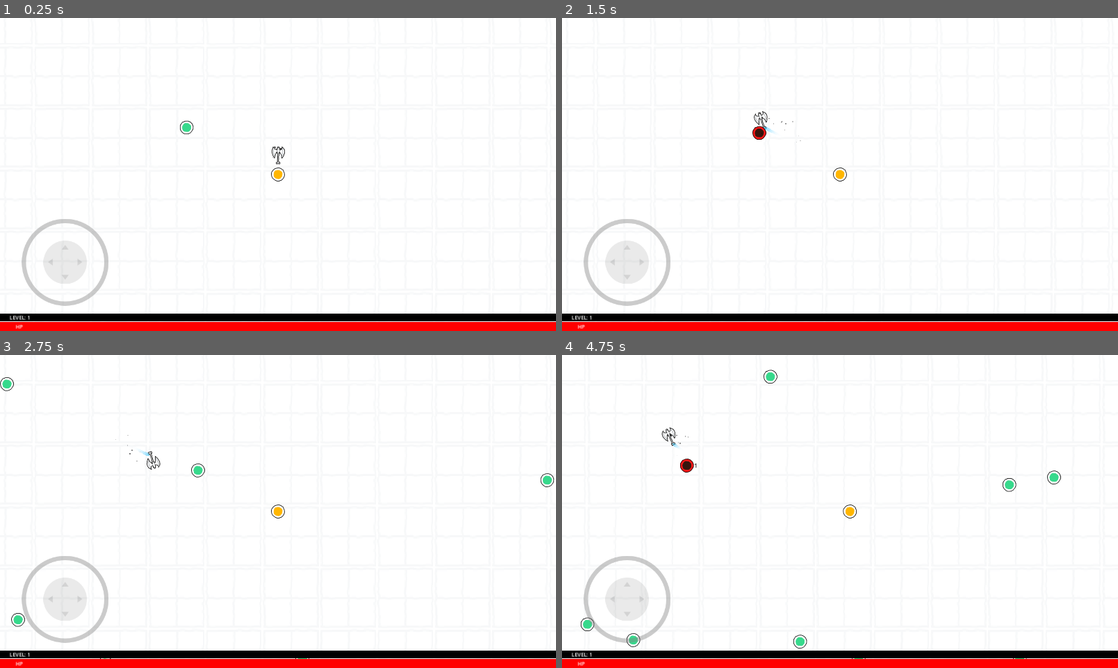
Above: before the commit, frames 1-4 (two rows, left to right).
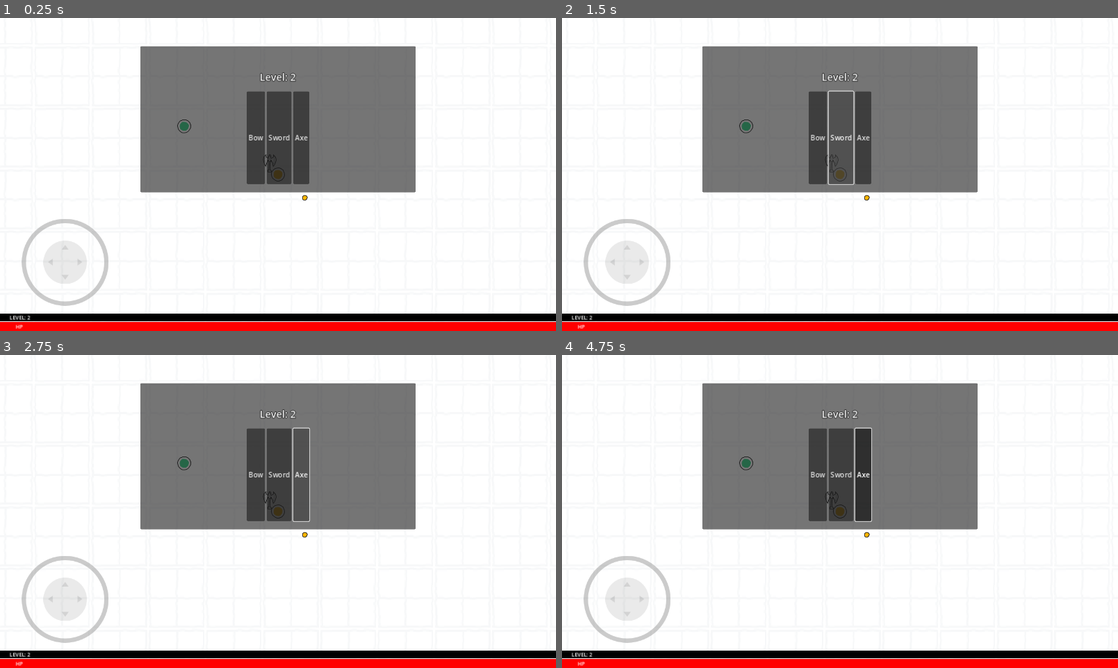
Above: after the commit, the same moments.

Repository: kickflip-games/papercut
Game: Godot game, scene res://scenes/game_flow/gameplay/game.tscn
Two runs of this game, one before a commit and one after it. Both use one fixed random seed, a clock stepped at 60 frames per second and the inputs below.
Inputs (mouse positions are in pixels of both pictures, inside the frame that each line leads up to):
- Up to frame 1 (0.25 s): no input
- Up to frame 2 (1.5 s): click (817, 136) at 0.5 s, where only the run after the commit has a clickable "Bow"; click (840, 136) at 1.25 s, where only the run after the commit has a clickable "Sword"
- Up to frame 3 (2.75 s): click (300, 473) at 2 s, where only the run after the commit has a clickable "Axe"
- Up to frame 4 (4.75 s): tap Enter (ui_accept) at 2.75, 3.02 s; move the mouse to (962, 495) at 2.77 s; hold D (right) 2.78-3.5 s; hold Space (shoot) 2.78-3.5 s; click (962, 495) at 2.92 s; drag from (728, 527) to (851, 511) at 3.52 s; move the mouse to (895, 442) at 4.27 s; hold D (right) from 4.28 s (still down); hold Space (shoot) from 4.28 s (still down); click (895, 442) at 4.42 s

The runs differ from the first frame. In frame 1, 23% of the frame differs, in the area x 4-75%, y 8-97%; in frame 2, 23%; in frame 3, 23%; in frame 4, 24%, in the area x 3-90%, y 4-98%.
Error after the commit: Invalid access to property or key 'upgrade_purchased' on a base object of type 'null instance'. (res://scenes/upgrades/upgrade_button.gd:18)

Commit message:
add upgrade buttons

Diff:
--- a/scenes/game_flow/gameplay/game.tscn
+++ b/scenes/game_flow/gameplay/game.tscn
@@ -10,10 +10,10 @@
 [ext_resource type="LabelSettings" uid="uid://di2inmld2sx5d" path="res://scenes/fonts/title_font.tres" id="7_twwe7"]
 [ext_resource type="PackedScene" uid="uid://brf2rg0tybjeg" path="res://scenes/debug_tools/debug_txt.tscn" id="8_6uwrs"]
 [ext_resource type="PackedScene" uid="uid://dbk4af5rnt1x8" path="res://addons/debug_menu/debug_menu.tscn" id="9_o2vwi"]
-[ext_resource type="Script" path="res://scenes/upgrades/LevelUpUi.gd" id="10_qgoc4"]
-[ext_resource type="PackedScene" uid="uid://dbstyykq2hos4" path="res://scenes/upgrades/upgrade.tscn" id="11_3c6lm"]
+[ext_resource type="PackedScene" uid="uid://nq8tp1apdyry" path="res://scenes/upgrades/level_up_ui.tscn" id="12_7ui3t"]
 [ext_resource type="Script" path="res://scenes/game_flow/game_over_panel.gd" id="12_86xoj"]
 [ext_resource type="PackedScene" uid="uid://cko02oljhiby" path="res://scenes/game_flow/paused/paused.tscn" id="13_w46h1"]
+[ext_resource type="PackedScene" uid="uid://btq7dgkmmegoe" path="res://scenes/pickups/xp_pickup.tscn" id="15_78s7v"]
 
 [sub_resource type="Resource" id="Resource_6plnk"]
 script = ExtResource("6_o6jjo")
@@ -130,51 +130,6 @@
 offset_right = -4.0
 offset_bottom = 523.0
 
-[node name="LevelUpUi" type="Panel" parent="GUI/Control"]
-unique_name_in_owner = true
-process_mode = 2
-visible = false
-layout_mode = 1
-anchors_preset = 8
-anchor_left = 0.5
-anchor_top = 0.5
-anchor_right = 0.5
-anchor_bottom = 0.5
-offset_left = -317.0
-offset_top = -220.0
-offset_right = 317.0
-offset_bottom = 116.0
-grow_horizontal = 2
-grow_vertical = 2
-mouse_filter = 2
-mouse_default_cursor_shape = 2
-script = ExtResource("10_qgoc4")
-
-[node name="labelLvlUp" type="Label" parent="GUI/Control/LevelUpUi"]
-unique_name_in_owner = true
-layout_mode = 1
-anchors_preset = 10
-anchor_right = 1.0
-offset_bottom = 143.0
-grow_horizontal = 2
-text = "LEVEL UP!"
-label_settings = ExtResource("7_twwe7")
-horizontal_alignment = 1
-vertical_alignment = 1
-
-[node name="upgrade" parent="GUI/Control/LevelUpUi" instance=ExtResource("11_3c6lm")]
-layout_mode = 0
-anchors_preset = 0
-anchor_right = 0.0
-anchor_bottom = 0.0
-offset_left = 195.0
-offset_top = 121.0
-offset_right = 429.0
-offset_bottom = 230.0
-grow_horizontal = 1
-grow_vertical = 1
-mouse_force_pass_scroll_events = false
-
 [node name="GameOverPanel" type="Panel" parent="GUI/Control"]
 visible = false
 layout_mode = 1
@@ -213,5 +168,24 @@
 label_settings = SubResource("LabelSettings_oscfq")
 horizontal_alignment = 1
 
+[node name="LevelUpUI" parent="GUI/Control" instance=ExtResource("12_7ui3t")]
+visible = false
+layout_mode = 0
+anchors_preset = 0
+anchor_left = 0.0
+anchor_top = 0.0
+anchor_right = 0.0
+anchor_bottom = 0.0
+offset_left = 0.0
+offset_top = 0.0
+offset_right = 634.0
+offset_bottom = 336.0
+grow_horizontal = 1
+grow_vertical = 1
+
 [node name="Paused" parent="GUI" instance=ExtResource("13_w46h1")]
 visible = false
+
+[node name="XP_Pickup" parent="." instance=ExtResource("15_78s7v")]
+position = Vector2(370, 219)
+experience = 10.0
--- a/scenes/units/player/inventory.gd
+++ b/scenes/units/player/inventory.gd
@@ -1,94 +1,62 @@
 extends Node
 class_name Inventory
 
-var active_weapon: Weapon = null:
-	set(w):
-		_enable_weapon(w)
-		active_weapon = w
-	get:
-		return active_weapon
 
+
+var unlocked_weapons:Array[Constants.WeaponType]
 var available_weapons: Dictionary = {}
-var active_weapon_type: Constants.WeaponType:
-	get:
-		if (active_weapon):
-			return active_weapon.weapon_type
-		else:
-			return Constants.WeaponType.NONE
+
 
 func _set_available_weapons():
 	for child in get_children():
-		print("Child nm:", child.name)
 		if child is Weapon:
-			print("adding wpn: ", child.weapon_type)
 			available_weapons[child.weapon_type] = child
-	print("Availible weapons: ", available_weapons)
 
 func _ready():
 	# Find all children nodes with "Weapon" as their class name and add them to the available_weapons dictionary.
 	_set_available_weapons()
 
 	if available_weapons.size() > 0:
-		# Initialize the active weapon to the first weapon found.
-		active_weapon = available_weapons.values()[0]
-		disable_other_weapons()
-
-func disable_other_weapons():
-	# Disable all weapons in the available_weapons dictionary except the active one.
-	for weapon in available_weapons.values():
-		if weapon != active_weapon:
-			_disable_weapon(weapon)
-
-func switch_weapon(weapon_type:Constants.WeaponType):
-	# Function to switch to a specific weapon by its type.
-	print("Switching to ", str(weapon_type))
-	if active_weapon:
-		_disable_weapon(active_weapon)
-
-	# Find and assign the new active weapon by its type.
-	if available_weapons.has(weapon_type):
-		active_weapon = available_weapons[weapon_type]
-
-func cycle_weapons(forward: bool):
-	# Cycle through weapons in the available_weapons dictionary.
-	if available_weapons.size() == 0:
-		return
-
-	print("avail types ", available_weapons)
-	var weapon_types = available_weapons.keys()
-	print("Weaponn types ", weapon_types)
-	var weapon_type_count = weapon_types.size()
-
-	# Find the index of the current active weapon's type and calculate the new index based on direction.
-	var current_weapon_type = active_weapon.weapon_type
-	var current_weapon_index = weapon_types.find(current_weapon_type)
-	var new_weapon_index = 0
-
-	if forward:
-		new_weapon_index = (current_weapon_index + 1) % weapon_type_count
-	else:
-		new_weapon_index = (current_weapon_index - 1 + weapon_type_count) % weapon_type_count
-
-	var new_weapon_type = weapon_types[new_weapon_index]
-	switch_weapon(new_weapon_type)
+		for wtype in available_weapons.keys():
+			_hide_weapon(wtype)
+	unlock_next_weapon()
 
 
-func _disable_weapon(w: Weapon):
+func _hide_weapon(wtype: Constants.WeaponType):
+	var w = available_weapons[wtype]
 	w.hide()
 	w.set_process_input(false)
 	w.set_process(false)
 	w.set_physics_process(false)
 
-func _enable_weapon(w:Weapon):
+func _unlock_weapon(wtype: Constants.WeaponType):
+	var w = available_weapons[wtype]
+	unlocked_weapons.append(wtype)
 	w.show()
 	w.set_process_input(true)
 	w.set_process(true)
 	w.set_physics_process(true)
 
 
+
+
+func unlock_next_weapon():
+	for w in available_weapons.keys():
+		if w not in unlocked_weapons:
+			_unlock_weapon(w)
+			break
+
+
+
 func _input(event):
 	# Handle user input to cycle weapons (e.g., pressing 'n' for next weapon).
-	if Input.is_action_pressed("cycle_weapon_forward"):
-		cycle_weapons(true)
-	if Input.is_action_pressed("cycle_weapon_backwards"):
-		cycle_weapons(false)
+	if Input.is_action_pressed("cycle_weapon_forward") or  Input.is_action_pressed("cycle_weapon_backwards"):
+		unlock_next_weapon()
+
+
+func upgrade_weapon(wtype:Constants.WeaponType):
+	if wtype in unlocked_weapons:
+		var w:Weapon = available_weapons[wtype]
+		w.increment_lvl()
+	else:
+		_unlock_weapon(wtype)
--- a/scenes/units/player/player.tscn
+++ b/scenes/units/player/player.tscn
@@ -14,7 +14,6 @@
 [ext_resource type="PackedScene" uid="uid://c8r5mypnga5lt" path="res://scenes/units/health/health.tscn" id="8_vn3vr"]
 [ext_resource type="LabelSettings" uid="uid://chwgtf1er15no" path="res://scenes/units/player/player_ui_font.tres" id="9_o38mr"]
 [ext_resource type="Script" path="res://scenes/units/player/xpBar.gd" id="9_x27up"]
-[ext_resource type="PackedScene" uid="uid://bingpvpe5cf7c" path="res://scenes/weapons/Deathmachine.tscn" id="10_kj83r"]
 [ext_resource type="PackedScene" uid="uid://dmas3ws6ej7uk" path="res://scenes/weapons/HomingAxe.tscn" id="11_0uubr"]
 [ext_resource type="PackedScene" uid="uid://cnmms0uj76xuc" path="res://scenes/weapons/Sword.tscn" id="11_o7kf6"]
 [ext_resource type="Script" path="res://scenes/units/player/xp_manager.gd" id="12_aa1vf"]
@@ -64,15 +63,11 @@
 script = ExtResource("7_gupt8")
 
 [node name="Axe" parent="Inventory" instance=ExtResource("11_0uubr")]
-position = Vector2(0.779946, -14.014)
+position = Vector2(-40.7279, 17.642)
 weapon_type = 0
 
 [node name="Bow" parent="Inventory" instance=ExtResource("4_ofbkf")]
 position = Vector2(0.984165, -1.01559)
-
-[node name="Deathmachine" parent="Inventory" instance=ExtResource("10_kj83r")]
-position = Vector2(21.83, 52.6636)
-weapon_type = 2
 
 [node name="Sword" parent="Inventory" instance=ExtResource("11_o7kf6")]
 
--- a/scenes/upgrades/LevelUpUi.gd
+++ b/scenes/upgrades/LevelUpUi.gd
@@ -5,17 +5,18 @@
 # bring up upgrades menu
 # on click resumes game
 
-#@onready var upgrade_table = %UpgradeOptions
 @onready var label = $labelLvlUp
+@onready var table = %UpgradesTable
 
 @onready var xp_manager:XpManager = get_tree().get_first_node_in_group("Player").get_node("XP")
 @onready var inventory:Inventory = get_tree().get_first_node_in_group("Player").get_node("Inventory")
 
-#@export var upgrade_options:Array[UpgradeInfo] = []
+@onready var upgrade_button:PackedScene = preload("res://scenes/upgrades/upgrade_button.tscn")
+@export var upgrade_options:Array[UpgradeInfo] = []
 
 
 
-@export var max_options = 4
+@export var max_options = 3
 
 
 signal upgrade_purchased
@@ -27,12 +28,10 @@
 	upgrade_purchased.connect(_upgrade_purchased)
 
 
-func _upgrade_purchased():
+func _upgrade_purchased(wtype:Constants.WeaponType):
 	self.visible = false
 	print("Upgrade purchased")
-	# Get active weapon
-	# increase it's lvl
-	inventory.active_weapon.increment_lvl()
+	inventory.upgrade_weapon(wtype)
 	get_tree().paused = false
 
 
@@ -49,8 +48,8 @@
 	tween.play()
 	self.visible = true
 #	var options = 0
-#	for i in range(max_options):
-#		var option_choice = itemOptions.instantiate()
-#		option_choice.item = get_random_item()
-#		upgradeOptions.add_child(option_choice)
+	for i in range(max_options):
+		var btn:UpgradeButton = upgrade_button.instantiate()
+		btn.upgrade = upgrade_options[i]
+		table.add_child(btn)
 	get_tree().paused = true
--- /dev/null
+++ b/scenes/upgrades/level_up_ui.tscn
@@ -0,0 +1,72 @@
+[gd_scene load_steps=7 format=3 uid="uid://nq8tp1apdyry"]
+
+[ext_resource type="Script" path="res://scenes/upgrades/LevelUpUi.gd" id="1_mhpqb"]
+[ext_resource type="LabelSettings" uid="uid://di2inmld2sx5d" path="res://scenes/fonts/title_font.tres" id="2_flh0q"]
+[ext_resource type="Script" path="res://scenes/upgrades/upgrade_info.gd" id="2_i5ru4"]
+
+[sub_resource type="Resource" id="Resource_q0xhu"]
+script = ExtResource("2_i5ru4")
+name = "Bow"
+description = "Make bow shoot faster"
+image = ""
+weapon_type = 1
+
+[sub_resource type="Resource" id="Resource_3bqi4"]
+script = ExtResource("2_i5ru4")
+name = "Sword"
+description = "Make sword swing"
+image = ""
+weapon_type = 3
+
+[sub_resource type="Resource" id="Resource_kuuaa"]
+script = ExtResource("2_i5ru4")
+name = "Axe"
+description = "A hominh axe"
+image = ""
+weapon_type = 4
+
+[node name="LevelUpUi" type="Panel"]
+process_mode = 2
+anchors_preset = 8
+anchor_left = 0.5
+anchor_top = 0.5
+anchor_right = 0.5
+anchor_bottom = 0.5
+offset_left = -317.0
+offset_top = -220.0
+offset_right = 317.0
+offset_bottom = 116.0
+grow_horizontal = 2
+grow_vertical = 2
+mouse_filter = 2
+mouse_default_cursor_shape = 2
+script = ExtResource("1_mhpqb")
+upgrade_options = Array[ExtResource("2_i5ru4")]([SubResource("Resource_q0xhu"), SubResource("Resource_3bqi4"), SubResource("Resource_kuuaa")])
+
+[node name="labelLvlUp" type="Label" parent="."]
+unique_name_in_owner = true
+layout_mode = 1
+anchors_preset = 10
+anchor_right = 1.0
+offset_bottom = 143.0
+grow_horizontal = 2
+text = "LEVEL UP!"
+label_settings = ExtResource("2_flh0q")
+horizontal_alignment = 1
+vertical_alignment = 1
+
+[node name="UpgradesTable" type="HBoxContainer" parent="."]
+unique_name_in_owner = true
+layout_mode = 1
+anchors_preset = 7
+anchor_left = 0.5
+anchor_top = 1.0
+anchor_right = 0.5
+anchor_bottom = 1.0
+offset_left = -316.0
+offset_top = -232.0
+offset_right = 316.0
+offset_bottom = -19.0
+grow_horizontal = 2
+grow_vertical = 0
+alignment = 1
--- a/scenes/upgrades/upgrade.gd
+++ /dev/null
@@ -1,18 +0,0 @@
-extends Button
-class_name Upgrade
-
-
-var upgrade_info:UpgradeInfo
-
-@onready var lvl_up_ui:LevelUpUi = %LevelUpUi
-
-var mousePresent
-
-# Called when the node enters the scene tree for the first time.
-func _ready():
-	self.pressed.connect(self._on_pressed)
-	self.text = 'Click me for an upgrade'
-
-
-func _on_pressed():
-	lvl_up_ui.upgrade_purchased.emit()
--- /dev/null
+++ b/scenes/upgrades/upgrade_button.gd
@@ -0,0 +1,18 @@
+extends Button
+class_name UpgradeButton
+
+
+var upgrade:UpgradeInfo
+@onready var inventory:Inventory = get_tree().get_first_node_in_group("Player").get_node("Inventory")
+@onready var lvl_up_ui:LevelUpUi = get_node("../LevelUpUI")
+
+
+# Called when the node enters the scene tree for the first time.
+func _ready():
+	self.pressed.connect(self._on_pressed)
+	self.text = upgrade.name
+
+
+
+func _on_pressed():
+	lvl_up_ui.upgrade_purchased.emit(upgrade.weapon_type)
--- a/scenes/upgrades/upgrade.tscn
+++ b/scenes/upgrades/upgrade_button.tscn
@@ -1,6 +1,6 @@
 [gd_scene load_steps=2 format=3 uid="uid://dbstyykq2hos4"]
 
-[ext_resource type="Script" path="res://scenes/upgrades/upgrade.gd" id="1_w7ban"]
+[ext_resource type="Script" path="res://scenes/upgrades/upgrade_button.gd" id="1_02j4h"]
 
 [node name="upgrade" type="Button"]
 anchors_preset = 15
@@ -9,4 +9,4 @@
 grow_horizontal = 2
 grow_vertical = 2
 text = "CLICK  ME"
-script = ExtResource("1_w7ban")
+script = ExtResource("1_02j4h")
--- a/scenes/upgrades/upgrade_info.gd
+++ b/scenes/upgrades/upgrade_info.gd
@@ -5,3 +5,4 @@
 @export var name:String
 @export var description:String
 @export var image:String
+@export var weapon_type:Constants.WeaponType
--- a/scenes/weapons/Bow.gd
+++ b/scenes/weapons/Bow.gd
@@ -108,6 +108,5 @@
 			shot_arc_lim = 20
 			cooldown = 0.05
 			damage = 10
-	print("Bow Lvl ", lvl)
 
 	super(lvl)
--- a/scenes/weapons/HomingAxe.gd
+++ b/scenes/weapons/HomingAxe.gd
@@ -1,29 +1,55 @@
 extends Weapon
 class_name Axe
 
+enum AXE_STATES{
+	ATTACKING,
+	IDLE,
+	RESETING
+}
+
+
+var _state:AXE_STATES = AXE_STATES.IDLE
 var target = Vector2.ZERO
 var target_array:Array = []
 var paths = 2 # number of targets to chain-in
 var direction:Vector2 = Vector2.ZERO
-@onready var reset_pos = position
+var rotation_speed:float = 15
+@onready var reseting:bool = true
+@onready var reset_timer:Timer = get_node("ResetTimer")
+@onready var change_direction_timer:Timer  = get_node("ChangeDirectionTimer")
+@onready var sprite:Sprite2D = get_node("Sprite2D")
 
 
-@onready var change_direction_timer:Timer  = get_node("ChangeDirectionTimer")
+
+
+# TODO: Make the axe sprite rotate on throw
+# TODO: make the axe come back + cooldown after it goes to N paths
+
+func _change_state(new_state):
+	var keys = AXE_STATES.keys()
+	print("From ", keys[_state], " to ", keys[new_state])
+	_state = new_state
 
 
 func _ready():
 	super()
+	_change_state(AXE_STATES.IDLE)
 	change_direction_timer.timeout.connect(_on_change_direction_timeout)
-
+	reset_timer.timeout.connect(_on_reset_pos_timer_timeout)
 
 
 func add_paths():
+	_change_state(AXE_STATES.ATTACKING)
 	emit_signal("remove_from_array",self)
 	target_array.clear()
 	target_array = detection_area.get_random_targets(paths)
 	enable_attack(true)
-	process_path()
-	target = target_array[0]
+	print("Targets set: ", target_array)
+	if target_array.size()> 0:
+		target = target_array[0]
+		process_path()
+
+
 
 func process_path():
 	direction = global_position.direction_to(target)
@@ -32,50 +58,55 @@
 	var new_rotation_degrees = direction.angle() + deg_to_rad(135)
 	tween.tween_property(self,"rotation",new_rotation_degrees,0.25).set_trans(Tween.TRANS_QUINT).set_ease(Tween.EASE_OUT)
 	tween.play()
+	reseting = false
 
-#func enable_attack(atk = true):
-#	if atk:
-#		collision.call_deferred("set","disabled",false)
-##		sprite.texture = spr_jav_atk
-#	else:
-#		collision.call_deferred("set","disabled",true)
-##		sprite.texture = spr_jav_reg
+
 
 func _cooldown_complete_custom_functionality():
+	print("COOLDOWN completed")
+	reset_timer.stop()
+	cooldown_timer.stop()
 	add_paths()
 
+
 func _on_attack_collision(body:Node2D):
-	print("Attacked!")
+	pass
 
 
 func _on_change_direction_timeout():
+	print("Change direction triggered")
 	if target_array.size() > 0:
 		target_array.remove_at(0)
 		if target_array.size() > 0:
 			target = target_array[0]
 			process_path()
-#			snd_attack.play()
 			emit_signal("remove_from_array",self)
 		else:
-			change_direction_timer.stop()
-			cooldown_timer.start()
+			_start_reset()
 	else:
-		change_direction_timer.stop()
-		cooldown_timer.start()
+		_start_reset()
 
-func _physics_process(delta):
-	position += direction*speed*delta
+
+func _start_reset():
+	_change_state(AXE_STATES.RESETING)
+	reseting = true
+	change_direction_timer.stop()
+	reset_timer.start()
 
 
 func _on_reset_pos_timer_timeout():
-	var choose_direction = randi() % 4
-	reset_pos = player.global_position
-	match choose_direction:
-		0:
-			reset_pos.x += 50
-		1:
-			reset_pos.x -= 50
-		2:
-			reset_pos.y += 50
-		3:
-			reset_pos.y -= 50
+	print("RESET completed")
+	reseting = true
+	cooldown_timer.start()
+
+
+func _physics_process(delta):
+	if reseting:
+		var distance_from_player = global_position.distance_to(player.global_position)
+		if  distance_from_player > 15:
+			sprite.rotation = 0
+			direction = global_position.direction_to(player.global_position)
+			position += direction*speed*delta*2
+	else:
+		sprite.rotation += rotation_speed * delta
+		position += direction*speed*delta
--- a/scenes/weapons/HomingAxe.tscn
+++ b/scenes/weapons/HomingAxe.tscn
@@ -69,6 +69,8 @@
 texture = ExtResource("3_d5kas")
 
 [node name="CooldownTimer" type="Timer" parent="."]
+
+[node name="ResetTimer" type="Timer" parent="."]
 autostart = true
 
 [node name="ChangeDirectionTimer" type="Timer" parent="."]
Not shown: 1 places in scenes/units/player/player.tscn that only renumber resources
